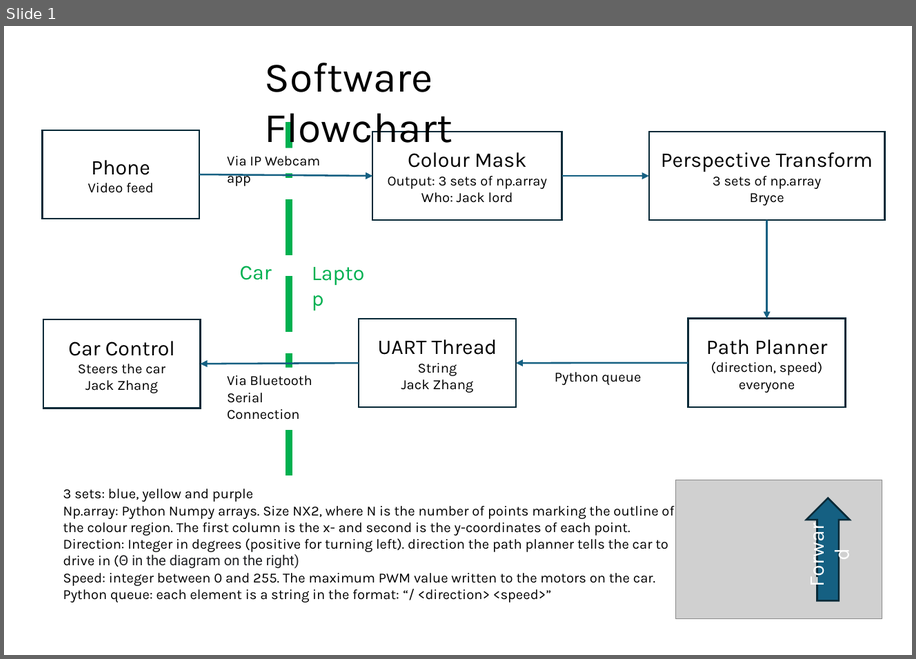
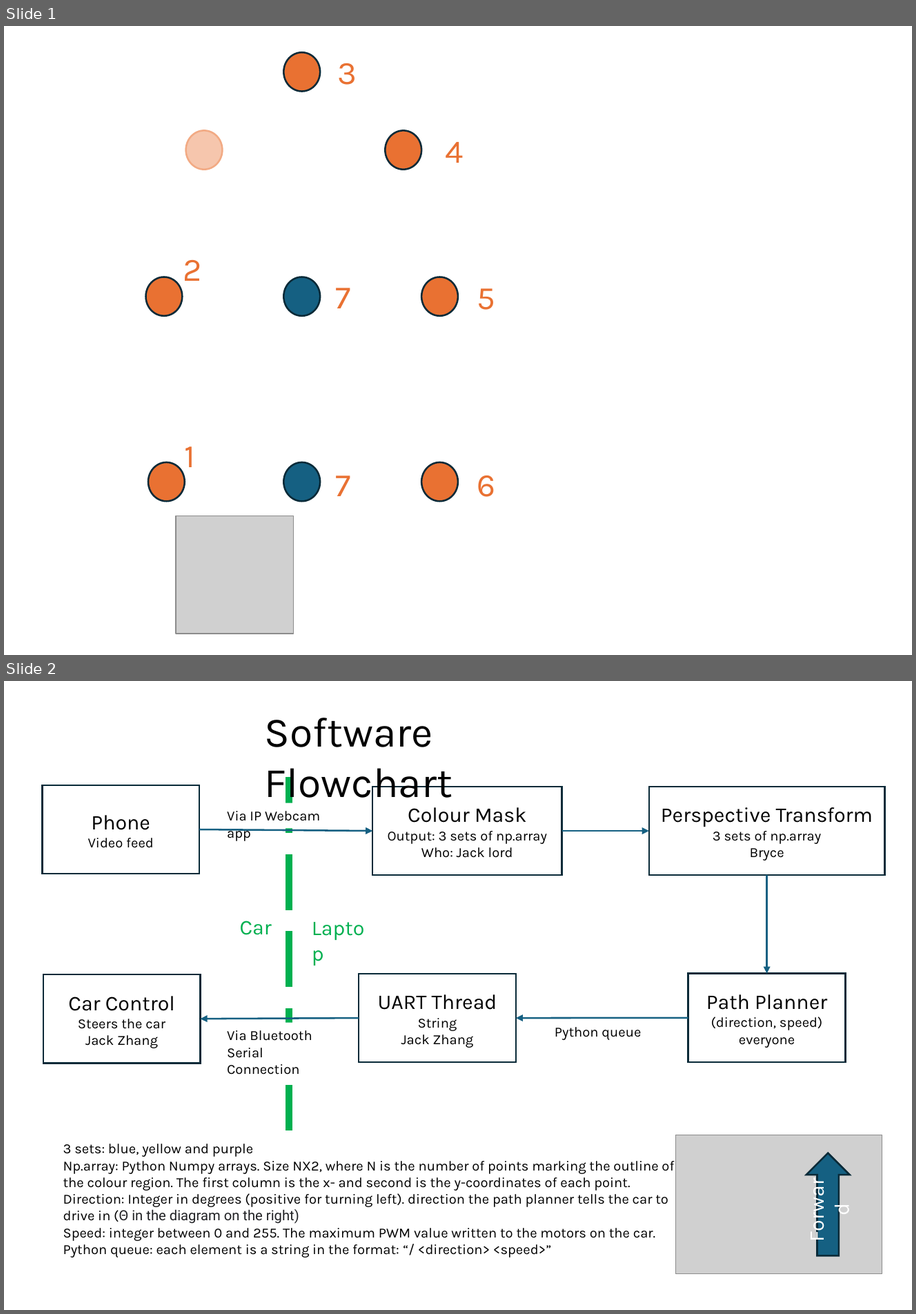
Before and after one commit to bz36912/DRC_2024, a slide deck: documentations/imageMaker.pptx. Shown one above the other, each under a label of ours: slide 1 before the commit, slides 1 and 2 after it. The pictures are 916x659 and 916x1314 pixels, drawn with LibreOffice and Linux fonts; fonts in the diff are those of the drawing; grey boxes stand for pictures. Boxes give left, top, right and bottom in pixels: in the first picture for what was removed or moved away, otherwise in the second. Text is boxed around its words. In the diff, an @@ line names an element or a change of style, - is before the commit and + after.

```diff
--- a/documentations/imageMaker.pptx
+++ b/documentations/imageMaker.pptx
@@ slide 1 added at (4, 26, 912, 655), background #FFFFFF @@
@@ ellipse added at (284, 53, 320, 92), fill #E97132, outline #092A39 1.5 pt @@
@@ text added at (338, 63, 357, 85), 28 pt, text #E97132 @@
+3
@@ ellipse added at (186, 131, 222, 170), fill #F6C6AD, outline #F2AA84 1.5 pt @@
@@ ellipse added at (386, 131, 421, 170), fill #E97132, outline #092A39 1.5 pt @@
@@ text added at (446, 142, 464, 163), 28 pt, text #E97132 @@
+4
@@ text added at (183, 260, 202, 281), 28 pt, text #E97132 @@
+2
@@ ellipse added at (145, 276, 182, 315), fill #E97132, outline #092A39 1.5 pt @@
@@ ellipse added at (284, 276, 320, 315), fill #156082, outline #092A39 1.5 pt @@
@@ text added at (336, 288, 351, 308), 28 pt, text #E97132 @@
+7
@@ ellipse added at (421, 276, 457, 315), fill #E97132, outline #092A39 1.5 pt @@
@@ text added at (477, 288, 496, 310), 28 pt, text #E97132 @@
+5
@@ text added at (184, 446, 195, 475), 28 pt, text #E97132 @@
+1
@@ ellipse added at (148, 462, 184, 501), fill #E97132, outline #092A39 1.5 pt @@
@@ ellipse added at (284, 462, 320, 501), fill #156082, outline #092A39 1.5 pt @@
@@ text added at (336, 475, 351, 496), 28 pt, text #E97132 @@
+7
@@ ellipse added at (421, 462, 457, 501), fill #E97132, outline #092A39 1.5 pt @@
@@ text added at (477, 475, 496, 497), 28 pt, text #E97132 @@
+6
@@ picture added at (176, 516, 293, 633) @@
@@ what was slide 1 is now slide 2 @@
```
Also in this commit, not shown: 10 other files.
